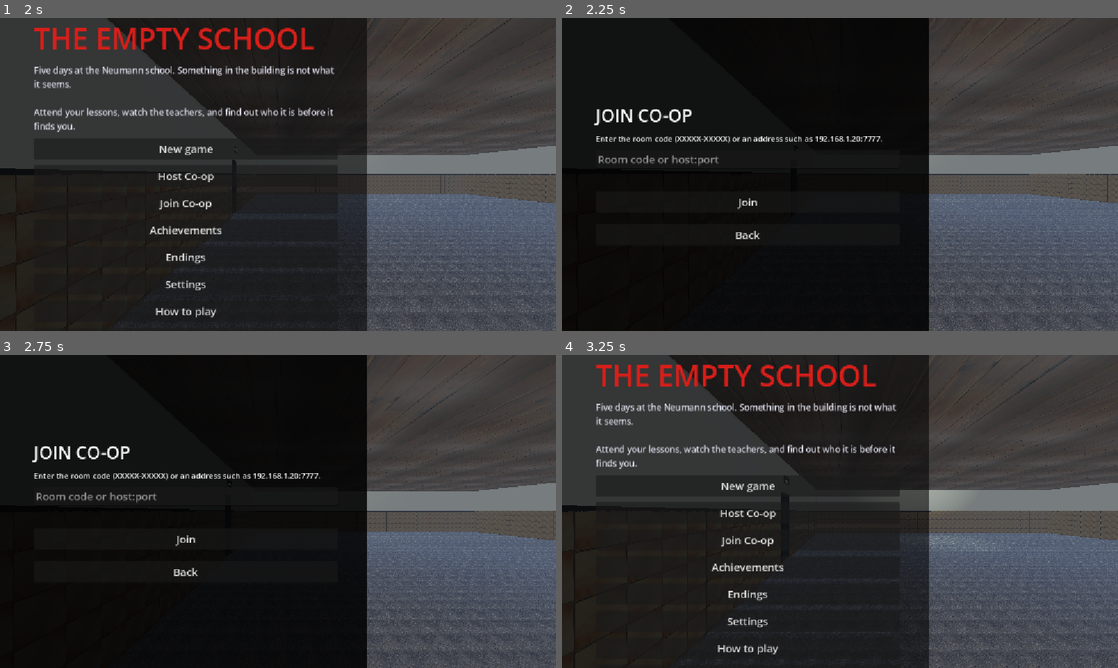
Above: before the commit, frames 1-4 (two rows, left to right).
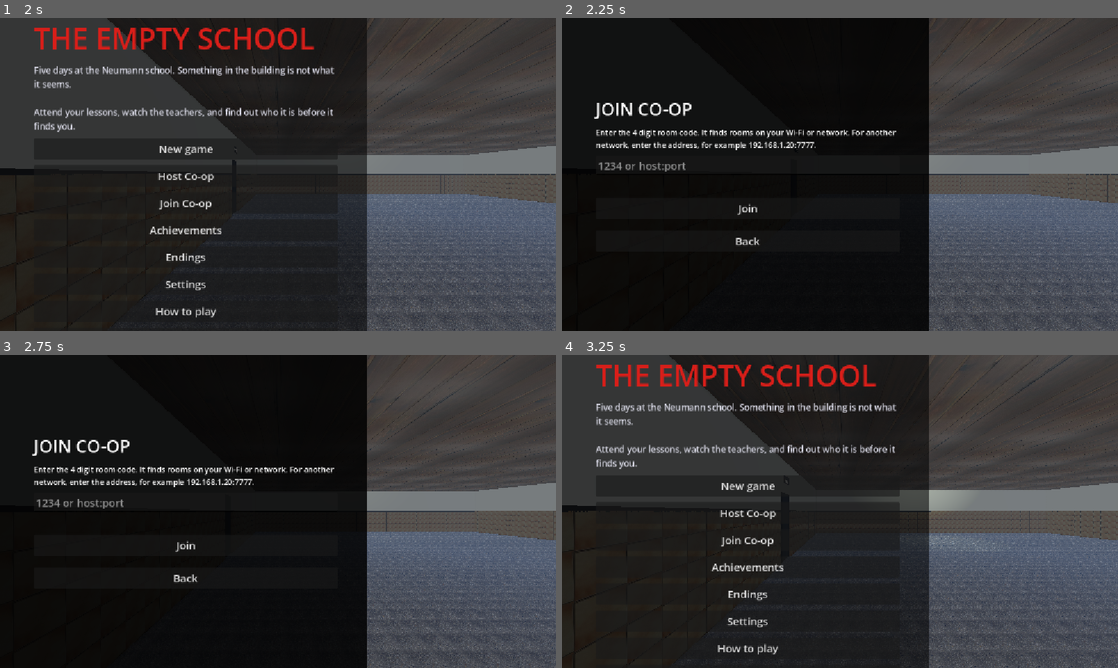
Above: after the commit, the same moments.

Repository: CsPS0/Neumann-Survival-Week
Game: Godot game, scene res://scenes/main.tscn
Two runs of this game, one before a commit and one after it. Both use one fixed random seed, a clock stepped at 60 frames per second and the inputs below.
Inputs:
- Up to frame 1 (2 s): click "Host Co-op" at 0.5 s; click "Back" at 1.25 s
- Up to frame 2 (2.25 s): click "Join Co-op" at 2 s
- Up to frame 3 (2.75 s): no input
- Up to frame 4 (3.25 s): click "Back" at 2.75 s

Frame 1 is identical in both runs. In frame 2, 2.9% of the frame differs, in the area x 5-61%, y 27-73%; in frame 3, 2.9%; in frame 4, nothing differs.

Commit message:
Grant Android the INTERNET permission and use a four digit room code (HORROR-GAME)
The Android export presets did not declare the INTERNET permission, so the phone could not open the co-op UDP socket and hosting failed with error 20. The presets and the build scripts now add it. The room code is four digits and is resolved on the local network through a UDP query. Hosts avoid and resolve code collisions. NetSession keeps running while the menu pauses the tree.

Diff:
--- a/HORROR-GAME/scripts/dedicated_server.gd
+++ b/HORROR-GAME/scripts/dedicated_server.gd
@@ -1,7 +1,8 @@
 extends Node
 ## Headless co-op server. Run it with:
-##   godot --headless --path . res://scenes/dedicated_server.tscn -- --port 7777 --max-players 4 --public-host 203.0.113.5
-## Every option is also read from NEUMANN_PORT, NEUMANN_MAX_PLAYERS and NEUMANN_PUBLIC_HOST (used by Docker).
+##   godot --headless --path . res://scenes/dedicated_server.tscn -- --port 7777 --max-players 4 --public-host 203.0.113.5 --code 4821
+## Every option is also read from NEUMANN_PORT, NEUMANN_MAX_PLAYERS, NEUMANN_PUBLIC_HOST and NEUMANN_CODE (used by Docker).
+## --code sets a fixed four digit room code. Without it the server picks a free one.
 ## The server only relays players. The game itself runs on each player's device.
 
 
@@ -9,7 +10,12 @@
 	var port := _option("port", "NEUMANN_PORT", NetSession.DEFAULT_PORT)
 	var max_players := _option("max-players", "NEUMANN_MAX_PLAYERS", NetSession.MAX_CLIENTS)
 	var public_host := _text_option("public-host", "NEUMANN_PUBLIC_HOST")
-	if NetSession.host_session(port, max_players, true, public_host) != OK:
+	var code_option := _text_option("code", "NEUMANN_CODE")
+	if code_option != "" and not NetSession.is_valid_code(code_option):
+		printerr("--code must be four digits.")
+		get_tree().quit(1)
+		return
+	if NetSession.host_session(port, max_players, true, public_host, code_option) != OK:
 		printerr("Server failed to start: " + NetSession.last_error)
 		get_tree().quit(1)
 		return
@@ -21,7 +27,7 @@
 	print("Listening on UDP port %d for up to %d players." % [port, max_players])
 	print("Address: " + NetSession.get_address())
 	var code := NetSession.get_display_code()
-	print("Room code: " + (code if code != "" else "not available for this host, use the address"))
+	print("Room code: " + code + " (players on the same local network enter it. Others enter the address.)")
 	if public_host == "":
 		print("This address is the local one. Pass --public-host with the address players use to reach this machine.")
 
--- a/HORROR-GAME/scripts/menu.gd
+++ b/HORROR-GAME/scripts/menu.gd
@@ -165,6 +165,8 @@
 	))
 	box.add_child(_button("Join Co-op", func() -> void:
 		_join_status.text = ""
+		for old in _lan_box.get_children():
+			old.queue_free()
 		NetSession.start_lan_discovery()
 		_open("join")
 	))
@@ -224,10 +226,9 @@
 		_lobby_address_label.text = ""
 		_lobby_players_label.text = ""
 	elif NetSession.is_host():
-		var code := NetSession.get_display_code()
-		_lobby_code_label.text = "Room code: " + (code if code != "" else "not available")
-		_lobby_address_label.text = "Address: %s (UDP). Other players enter the code or the address in Join Co-op." \
-				% NetSession.get_address()
+		_lobby_code_label.text = "Room code: " + NetSession.get_display_code()
+		_lobby_address_label.text = ("Players on the same Wi-Fi or network enter the code in Join Co-op. " \
+				+ "Others enter the address %s (UDP).") % NetSession.get_address()
 		_lobby_players_label.text = "Connected players: %d" % NetSession.player_count()
 	elif NetSession.is_connected_to_session():
 		_lobby_code_label.text = "Connected to " + NetSession.get_address()
@@ -242,11 +243,12 @@
 	var box := _new_page("join", 0.85)
 	box.add_child(_heading("JOIN CO-OP"))
 	var hint := Label.new()
-	hint.text = "Enter the room code (XXXXX-XXXXX) or an address such as 192.168.1.20:7777."
+	hint.text = "Enter the 4 digit room code. It finds rooms on your Wi-Fi or network. " \
+			+ "For another network, enter the address, for example 192.168.1.20:7777."
 	hint.autowrap_mode = TextServer.AUTOWRAP_WORD_SMART
 	hint.add_theme_font_size_override("font_size", 16)
 	box.add_child(hint)
-	_join_input.placeholder_text = "Room code or host:port"
+	_join_input.placeholder_text = "1234 or host:port"
 	_join_input.add_theme_font_size_override("font_size", 22)
 	_join_input.text_submitted.connect(func(_t: String) -> void: _try_join(_join_input.text))
 	box.add_child(_join_input)
@@ -260,14 +262,21 @@
 		_back()
 	))
 	NetSession.lan_room_found.connect(func(code: String, address: String) -> void:
-		_lan_box.add_child(_button("LAN game %s" % address, func() -> void: _try_join(address))))
+		_lan_box.add_child(_button("Room %s (%s)" % [code, address], func() -> void: _try_join(address))))
 
 func _try_join(target: String) -> void:
 	_lobby_error = ""
+	target = target.strip_edges()
+	if NetSession.is_valid_code(target):
+		_join_status.text = "Looking for room %s..." % target
+		var address: String = await NetSession.resolve_room(target)
+		if address == "":
+			_join_status.text = "No room %s found on this network. Check the code and that both devices use the same Wi-Fi, or enter the address." % target
+			return
+		target = address
 	if NetSession.join_session(target) != OK:
 		_join_status.text = NetSession.last_error
 		return
-	NetSession.stop_lan_discovery()
 	_open("lobby")
 
 func _on_join_failed() -> void:
--- a/HORROR-GAME/scripts/net_session.gd
+++ b/HORROR-GAME/scripts/net_session.gd
@@ -1,6 +1,7 @@
 extends Node
 ## Co-op session: Godot ENet on one UDP port. The host (a player or a headless dedicated server) listens, clients join
-## by address. The room code is the host address and port packed into ten letters, see make_room_code.
+## by address. The room code is four digits. The host announces code and address by UDP broadcast on the local network
+## and a joining player looks the code up there. Off the local network, players join by address.
 
 signal session_started(is_host: bool)
 signal session_ended
@@ -9,14 +10,17 @@
 signal connection_succeeded
 signal connection_failed
 signal lan_room_found(code: String, address: String)
+signal room_code_changed(code: String)
 
 const DEFAULT_PORT = 7777
 const DISCOVERY_PORT = 7778
 const MAX_CLIENTS = 4
-const CODE_ALPHABET = "ABCDEFGHIJKLMNOPQRSTUVWXYZ234567"
+const CODE_LENGTH = 4
+const ROOM_TIMEOUT = 4.0
 
 var server_is_dedicated := false
 var last_error := ""
+## Rooms seen on the network: code -> {"address", "seen"} where seen is a time in seconds.
 var lan_rooms := {}
 
 var _peer: ENetMultiplayerPeer
@@ -25,11 +29,14 @@
 var _broadcasting := false
 var _broadcast_timer := 0.0
 var _room_code := ""
+var _forced_code := ""
 var _address := ""
 var _is_host := false
 var _connected := false
 
 func _ready() -> void:
+	# The menus pause the tree. Discovery and the session must keep running there.
+	process_mode = Node.PROCESS_MODE_ALWAYS
 	multiplayer.peer_connected.connect(_on_peer_connected)
 	multiplayer.peer_disconnected.connect(_on_peer_disconnected)
 	multiplayer.server_disconnected.connect(_on_server_disconnected)
@@ -66,7 +73,7 @@
 	return ids
 
 func host_session(port: int = DEFAULT_PORT, max_clients: int = MAX_CLIENTS, dedicated := false,
-		public_host := "") -> Error:
+		public_host := "", room_code := "") -> Error:
 	leave_session()
 	last_error = ""
 	_peer = ENetMultiplayerPeer.new()
@@ -82,12 +89,15 @@
 	server_is_dedicated = dedicated
 	var host := public_host if public_host != "" else get_local_address()
 	_address = "%s:%d" % [host, port]
-	_room_code = make_room_code(host, port)
+	_forced_code = room_code if is_valid_code(room_code) else ""
+	start_lan_discovery()
+	_room_code = _forced_code if _forced_code != "" else _pick_free_code()
 	_start_lan_broadcast()
 	session_started.emit(true)
 	return OK
 
-## Joins by room code, "host", "host:port" or "ip:port". Returns OK when the connection attempt started.
+## Joins by "host", "host:port" or "ip:port". A room code needs resolve_room first. Returns OK when the connection
+## attempt started.
 func join_session(target: String, port: int = DEFAULT_PORT) -> Error:
 	leave_session()
 	last_error = ""
@@ -106,7 +116,6 @@
 	_is_host = false
 	_connected = false
 	_address = "%s:%d" % [parsed["host"], parsed["port"]]
-	_room_code = make_room_code(parsed["host"], parsed["port"])
 	session_started.emit(false)
 	return OK
 
@@ -120,17 +129,18 @@
 	_connected = false
 	server_is_dedicated = false
 	_room_code = ""
+	_forced_code = ""
 	_address = ""
 	_stop_lan_broadcast()
+	stop_lan_discovery()
 	if was_active:
 		session_ended.emit()
 
 func get_room_code() -> String:
 	return _room_code
 
-## The room code as shown to players: XXXXX-XXXXX.
 func get_display_code() -> String:
-	return _room_code.substr(0, 5) + "-" + _room_code.substr(5) if _room_code.length() == 10 else _room_code
+	return _room_code
 
 func get_address() -> String:
 	return _address
@@ -149,48 +159,57 @@
 			fallback = a
 	return fallback if fallback != "" else "127.0.0.1"
 
-## Packs an IPv4 address and a port into ten letters (A to Z, 2 to 7). Other hosts return an empty code.
-static func make_room_code(host: String, port: int) -> String:
-	var parts := host.split(".")
-	if parts.size() != 4 or port < 1 or port > 65535:
+static func is_valid_code(text: String) -> bool:
+	if text.length() != CODE_LENGTH:
+		return false
+	for c in text:
+		if c < "0" or c > "9":
+			return false
+	return true
+
+## A random four digit code that no room on the network announces right now.
+func _pick_free_code() -> String:
+	_prune_rooms()
+	for i in 200:
+		var code := "%04d" % (randi() % 10000)
+		if not lan_rooms.has(code):
+			return code
+	return "%04d" % (randi() % 10000)
+
+## Looks a room code up on the local network. A query goes out by broadcast, and by loopback for a host on this
+## computer, and the host that holds the code answers with its address. Returns "" after the timeout.
+func resolve_room(code: String, timeout := 3.0) -> String:
+	var clean := code.strip_edges()
+	if not is_valid_code(clean):
 		return ""
-	var value := 0
-	for p in parts:
-		if not p.is_valid_int() or int(p) < 0 or int(p) > 255:
-			return ""
-		value = (value << 8) | int(p)
-	value = (value << 16) | port
-	var code := ""
-	for i in 10:
-		code = CODE_ALPHABET[value & 31] + code
-		value >>= 5
-	return code
-
-## Reverses make_room_code. Returns {"host", "port"} or an empty dictionary.
-static func decode_room_code(text: String) -> Dictionary:
-	var clean := text.strip_edges().to_upper().replace("-", "").replace(" ", "")
-	if clean.length() != 10:
-		return {}
-	var value := 0
-	for c in clean:
-		var idx := CODE_ALPHABET.find(c)
-		if idx < 0:
-			return {}
-		value = (value << 5) | idx
-	var port := value & 0xFFFF
-	var ip := value >> 16
-	if port == 0 or ip > 0xFFFFFFFF:
-		return {}
-	return {"host": "%d.%d.%d.%d" % [(ip >> 24) & 255, (ip >> 16) & 255, (ip >> 8) & 255, ip & 255], "port": port}
-
-## Accepts a room code, "host", "host:port" or "ip:port". Returns {"host", "port"} or an empty dictionary.
+	var query := PacketPeerUDP.new()
+	query.set_broadcast_enabled(true)
+	var waited := 0.0
+	var next_send := 0.0
+	var address := ""
+	while waited <= timeout and address == "":
+		if waited >= next_send:
+			next_send = waited + 0.5
+			for target in ["255.255.255.255", "127.0.0.1"]:
+				query.set_dest_address(target, DISCOVERY_PORT)
+				query.put_packet(("NEUMANN_FIND:%s" % clean).to_utf8_buffer())
+		while query.get_available_packet_count() > 0:
+			var fields := query.get_packet().get_string_from_utf8().split(":", true, 2)
+			if fields.size() == 3 and fields[0] == "NEUMANN_ROOM" and fields[1] == clean:
+				address = fields[2]
+		if address == "":
+			await get_tree().create_timer(0.1).timeout
+			waited += 0.1
+	query.close()
+	return address
+
+## Accepts "host", "host:port" or "ip:port". Returns {"host", "port"} or an empty dictionary.
 static func parse_address(text: String, default_port: int = DEFAULT_PORT) -> Dictionary:
 	var t := text.strip_edges()
 	if t == "":
 		return {}
-	var decoded := decode_room_code(t)
-	if not decoded.is_empty() and not t.contains(".") and not t.contains(":"):
-		return decoded
+	if is_valid_code(t):
+		return {}
 	var host := t
 	var port := default_port
 	if t.count(":") == 1:
@@ -220,7 +239,6 @@
 
 ## Starts listening for rooms that hosts announce on the local network.
 func start_lan_discovery() -> void:
-	lan_rooms.clear()
 	if _listener != null:
 		return
 	_listener = PacketPeerUDP.new()
@@ -231,6 +249,13 @@
 	if _listener:
 		_listener.close()
 		_listener = null
+	lan_rooms.clear()
+
+func _prune_rooms() -> void:
+	var now := Time.get_ticks_msec() / 1000.0
+	for code in lan_rooms.keys():
+		if now - float(lan_rooms[code]["seen"]) > ROOM_TIMEOUT:
+			lan_rooms.erase(code)
 
 func _process(delta: float) -> void:
 	if _broadcasting and _udp_peer:
@@ -242,9 +267,23 @@
 		while _listener.get_available_packet_count() > 0:
 			var msg := _listener.get_packet().get_string_from_utf8()
 			var fields := msg.split(":", true, 2)
-			if fields.size() == 3 and fields[0] == "NEUMANN_ROOM" and not lan_rooms.has(fields[1]):
-				lan_rooms[fields[1]] = fields[2]
-				lan_room_found.emit(fields[1], fields[2])
+			if fields.size() == 3 and fields[0] == "NEUMANN_ROOM" and is_valid_code(fields[1]):
+				_on_room_announced(fields[1], fields[2])
+			elif fields.size() == 2 and fields[0] == "NEUMANN_FIND" and _is_host and fields[1] == _room_code:
+				_listener.set_dest_address(_listener.get_packet_ip(), _listener.get_packet_port())
+				_listener.put_packet(("NEUMANN_ROOM:%s:%s" % [_room_code, _address]).to_utf8_buffer())
+
+func _on_room_announced(code: String, address: String) -> void:
+	if address == _address and _is_host:
+		return
+	var is_new: bool = not lan_rooms.has(code) or lan_rooms[code]["address"] != address
+	lan_rooms[code] = {"address": address, "seen": Time.get_ticks_msec() / 1000.0}
+	if is_new:
+		lan_room_found.emit(code, address)
+	# Two hosts picked the same code. The host with the larger address picks a new one.
+	if _is_host and code == _room_code and _forced_code == "" and address < _address:
+		_room_code = _pick_free_code()
+		room_code_changed.emit(_room_code)
 
 func _on_peer_connected(id: int) -> void:
 	if multiplayer.is_server():
Not shown, changed: HORROR-GAME/server/docker-compose.yml
Not shown, changed: .github/godot/export_presets.ci.cfg
Not shown, changed: HORROR-GAME/README.md
Not shown, changed: HORROR-GAME/server/Dockerfile
Not shown, added: HORROR-GAME/tools/add-android-permissions.ps1
Not shown, changed: HORROR-GAME/tools/build.bat
Not shown, changed: HORROR-GAME/tools/build.sh
